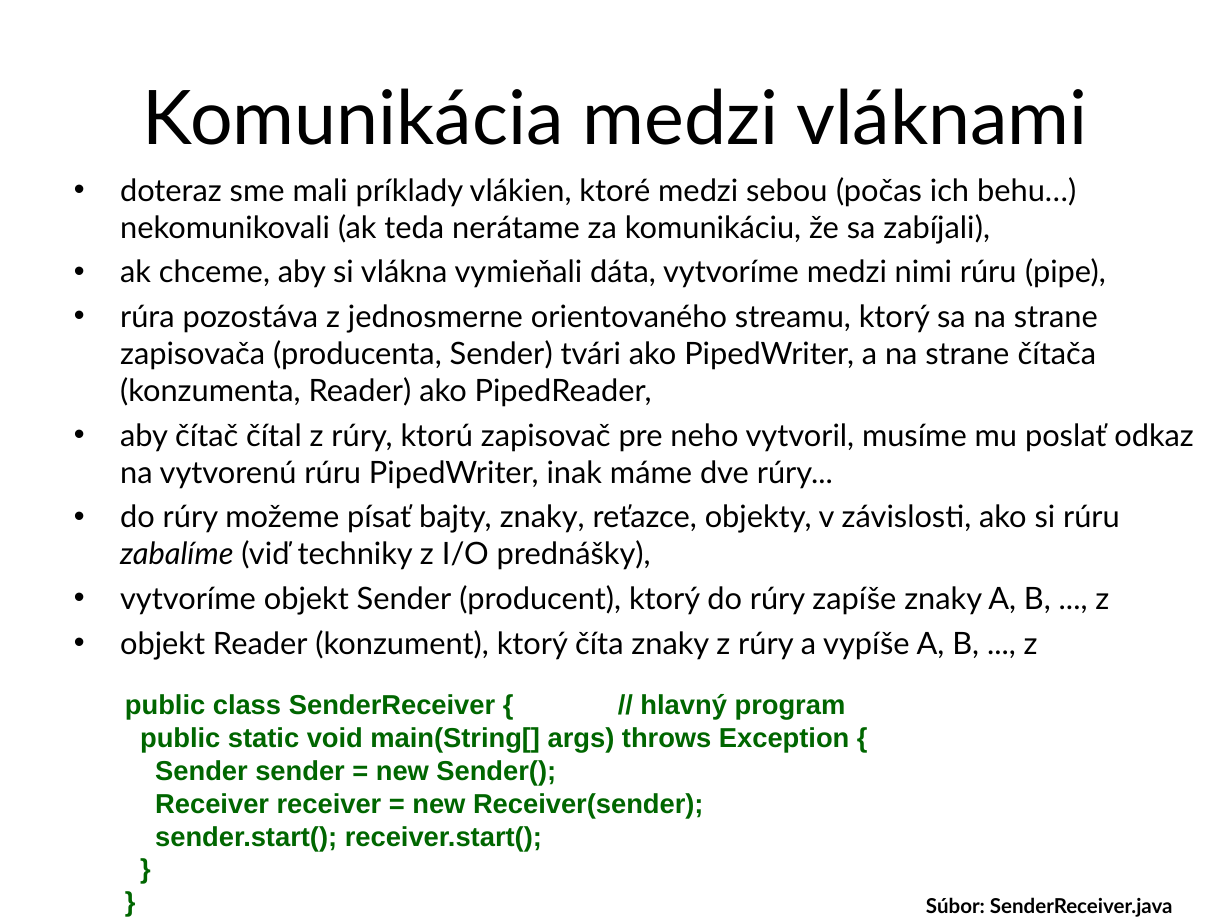
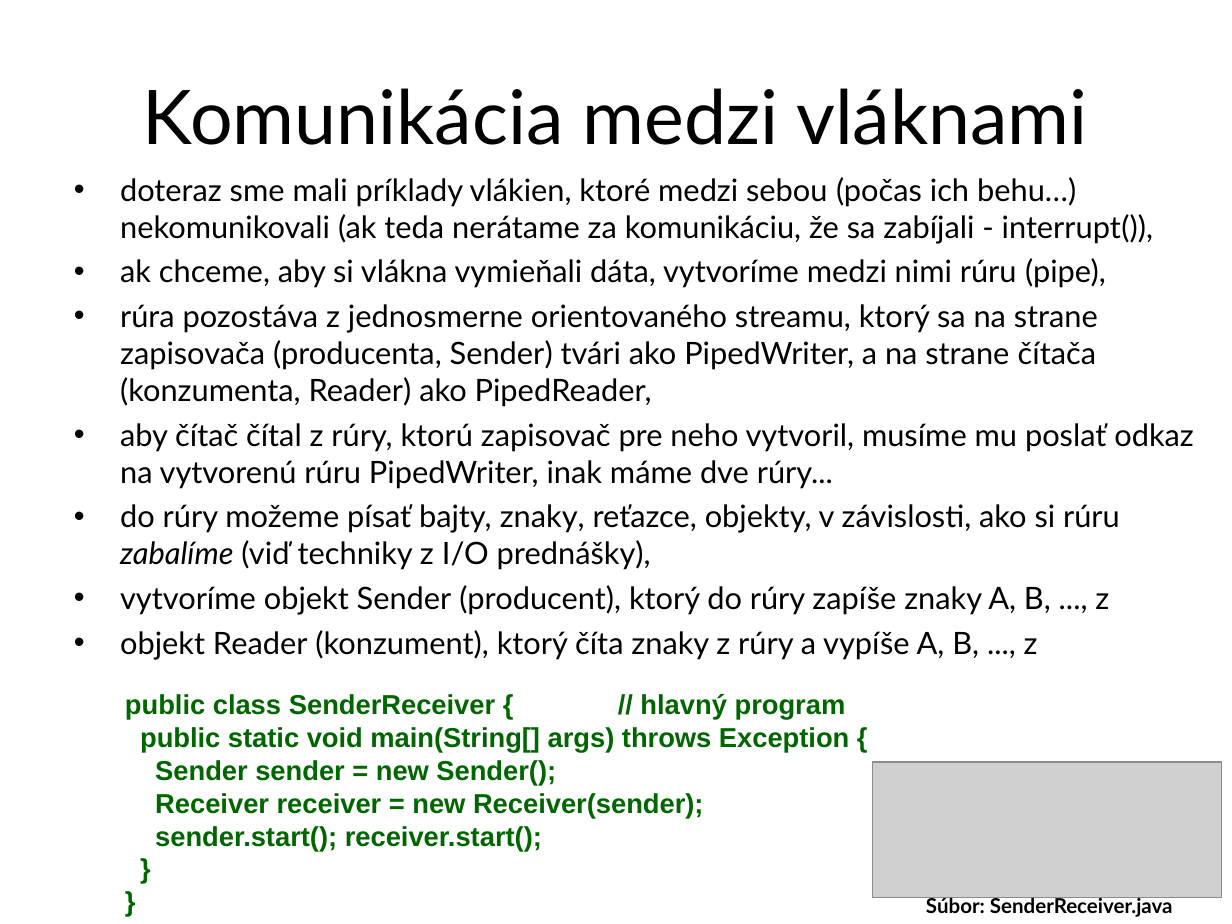
Before and after one commit to Programovanie4/Prednasky, a slide deck: slide 7 of 10/10_java.ppt. Drawn at 1232x924 pixels with LibreOffice and Linux fonts; fonts in the diff are those of the drawing; grey boxes stand for pictures. Boxes give left, top, right and bottom in pixels: in the first picture for what was removed or moved away, otherwise in the second. Text is boxed around its words. In the diff, an @@ line names an element or a change of style, - is before the commit and + after.

```diff
--- a/10/10_java.ppt
+++ b/10/10_java.ppt
@@ text at box(120, 177, 1153, 244): text changed @@
-• doteraz sme mali príklady vlákien, ktoré medzi sebou (počas ich behu…) nekomunikovali (ak teda nerátame za komunikáciu, že sa zabíjali),
+• doteraz sme mali príklady vlákien, ktoré medzi sebou (počas ich behu…) nekomunikovali (ak teda nerátame za komunikáciu, že sa zabíjali - interrupt()),
@@ picture added at box(872, 763, 1221, 898) @@
```
Also in this commit, not shown: 16 other slides changed, 6 slides added, 6 slides removed, 4 other files.
